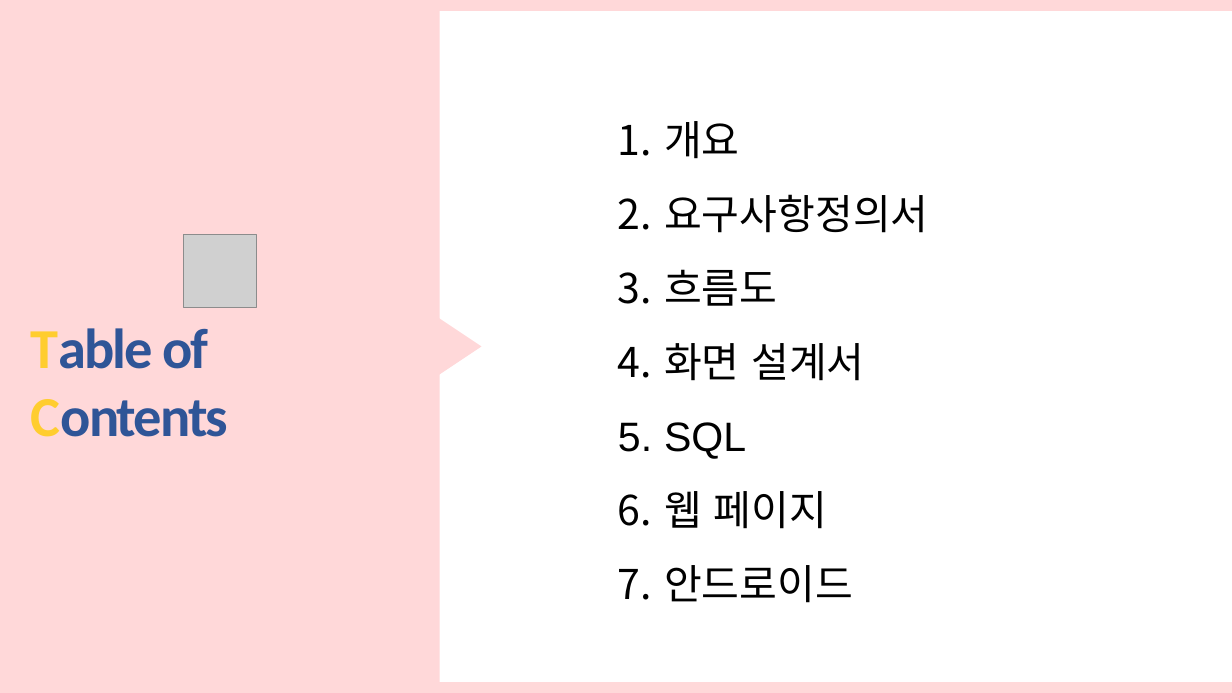
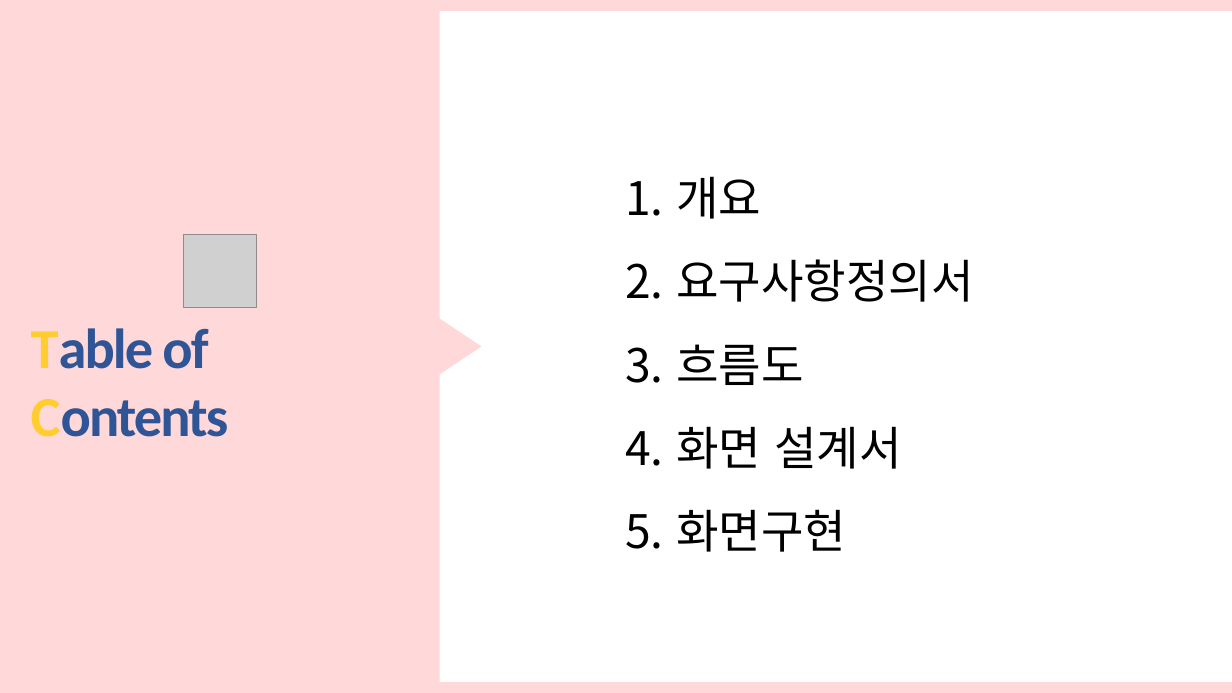
Before and after one commit to hhsw07/ezen-academy-projects, a slide deck: slide 2 of 발표자료/3차/반려동물관리서비스.pptx. Drawn at 1232x693 pixels with LibreOffice and Linux fonts; fonts in the diff are those of the drawing; grey boxes stand for pictures. Boxes give left, top, right and bottom in pixels: in the first picture for what was removed or moved away, otherwise in the second. Text is boxed around its words. In the diff, an @@ line names an element or a change of style, - is before the commit and + after.

```diff
--- a/발표자료/3차/반려동물관리서비스.pptx
+++ b/발표자료/3차/반려동물관리서비스.pptx
@@ text "개요": place and size @@
-text "개요" at (664,121,928,603)
+text "개요" at (676,176,974,552)
@@ text at (676,176,974,469): size 32 to 36 pt in "개요", "요구사항정의서", "흐름도", "화면 설계서" @@
@@ text at (676,509,846,552): text changed; size 32 to 36 pt @@
-5. SQL
-6. 웹 페이지
-7. 안드로이드
+5. 화면구현
```
Also in this commit, not shown: 1 other slide changed, 2 slides added, 7 slides removed.
